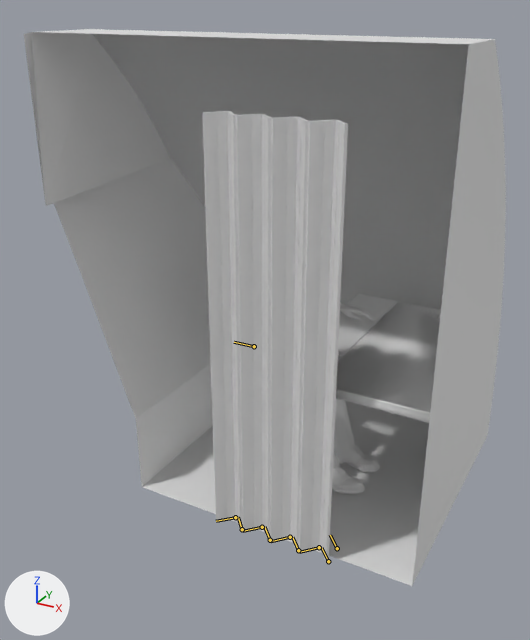
Two versions of the Blender file model/include/door/door_frame.blend, one commit apart.
Camera for both pictures: a 50 mm camera at (8.68, -0.95, 2.42) aimed at (7.02, 2.06, 0.91). The lights are fixed; the arrows at lower left show +X, +Y and +Z. The first picture is the older version. Both versions are drawn at the pose saved in each file; the numbers are the values there. The bones that bend it are drawn over the model as lines.

Names of what the first picture shows: 'Office_Pod_Bearbeitet', 'Tisch_zum_bearbeiten', 'Tisch_zum_bearbeiten_Klappbereich', 'lamella', 'lamella.001', 'lamella.002', 'lamella.003', 'lamella.004', 'lamella.005', 'lamella.006', 'lamella.007', 'male_manekin'.
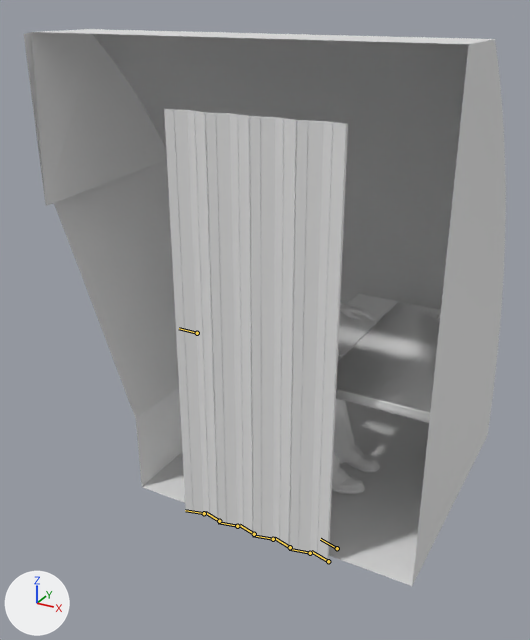
Pixel boxes (x1, y1, x2, y2) of what changed, in the pictures (530 x 640 px):
'lamella.005', posed (22% wider): before (236, 114, 262, 531); after (206, 113, 238, 526)
'lamella.003', posed (7% narrower): before (270, 117, 298, 542); after (250, 116, 276, 539)
'lamella.007', posed (17% wider): before (202, 111, 236, 522); after (164, 109, 204, 514)
'lamella.001', posed: before (299, 120, 335, 552); after (290, 120, 325, 553)
'lamella.006', posed (120% wider): before (228, 111, 242, 530); after (187, 110, 219, 522)
'lamella', posed (30% wider): before (319, 120, 348, 562); after (310, 121, 348, 563)
bone 'mover', root to tip: before (254, 346) to (234, 342); after (197, 333) to (179, 328)

What the commit changed:
Bone 'mover' (bone_mover) moves from (1.03, 0.386, 0.213) to (1.03, 0.68, 0.213).
